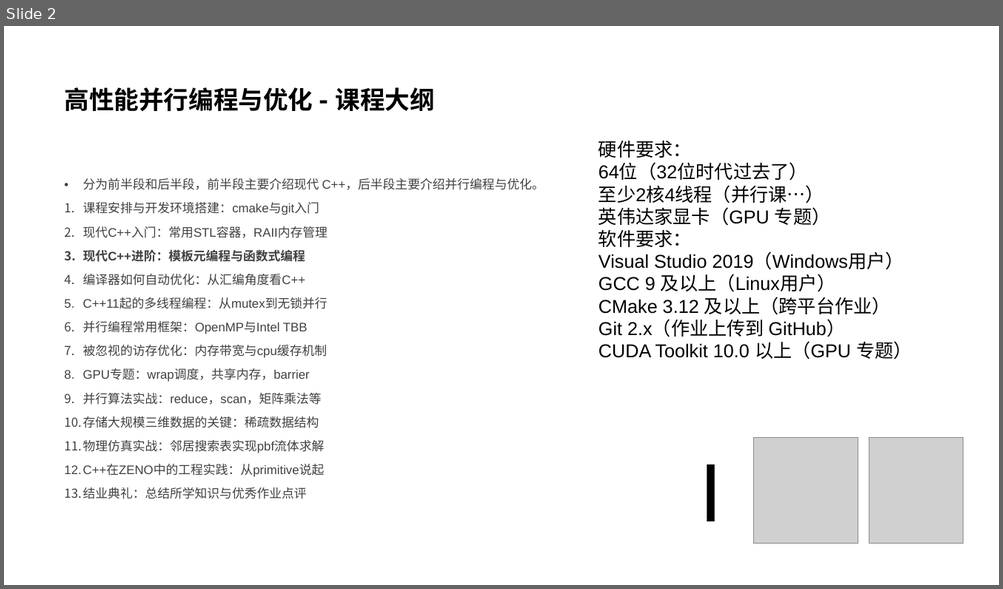
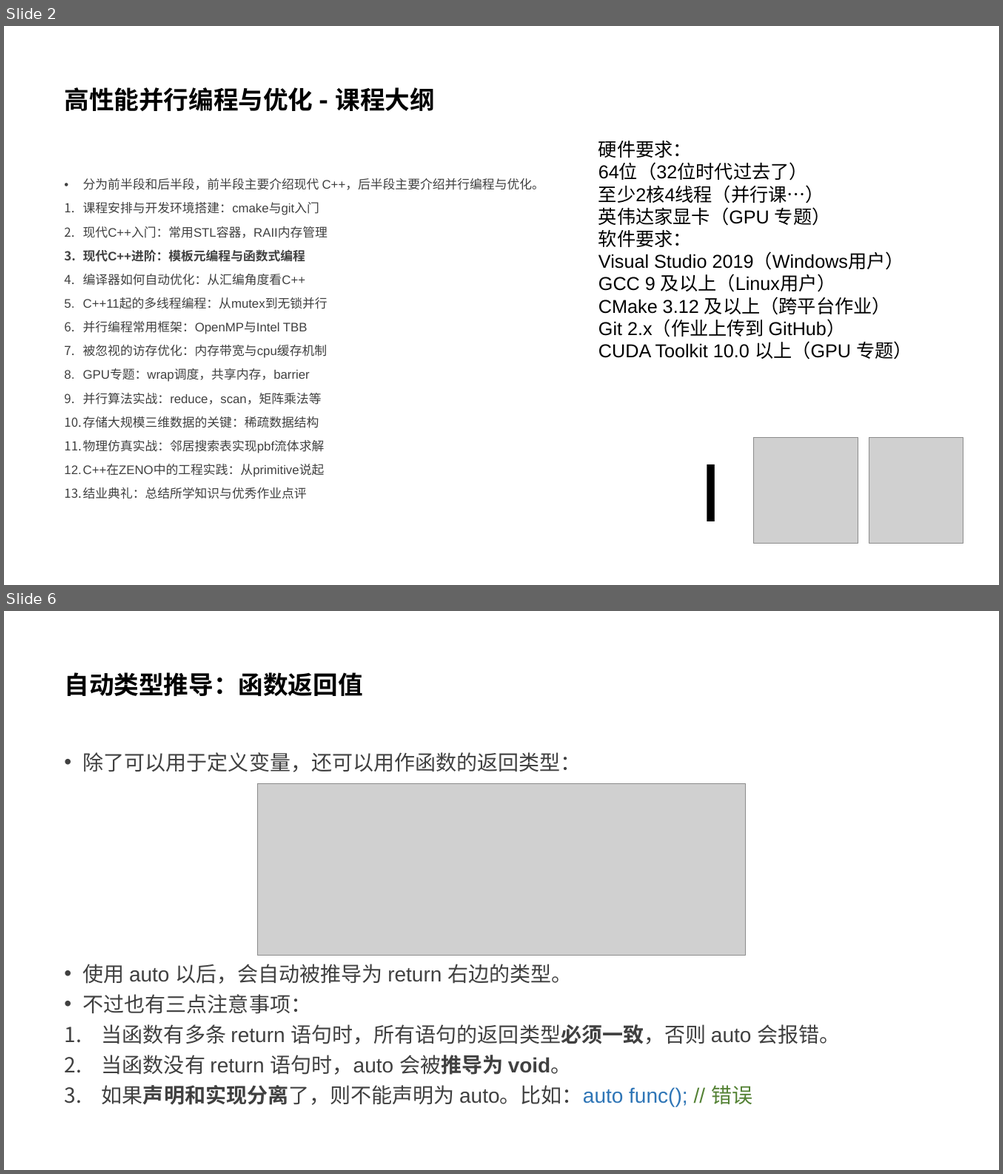
Before and after one commit to parallel101/course, a slide deck: 03/slides.pptx. Shown one above the other, each under a label of ours: slide 2 before the commit, slides 2 and 6 after it; the slides between them are not shown. The pictures are 1003x589 and 1003x1174 pixels, drawn with LibreOffice and Linux fonts; fonts in the diff are those of the drawing; grey boxes stand for pictures; background and template pictures are left out. Boxes give left, top, right and bottom in pixels: in the first picture for what was removed or moved away, otherwise in the second. Text is boxed around its words. In the diff, an @@ line names an element or a change of style, - is before the commit and + after.

```diff
--- a/03/slides.pptx
+++ b/03/slides.pptx
@@ slide 6 added at [4, 611, 999, 1170], background #FFFFFF @@
@@ title added at [64, 672, 362, 696], 24 pt, text #000000, bold @@
+自动类型推导：函数返回值
@@ text added at [83, 752, 839, 1107], 20 pt, text #404040 @@
+• 除了可以用于定义变量，还可以用作函数的返回类型：
+• 使用 auto 以后，会自动被推导为 return 右边的类型。
+• 不过也有三点注意事项：
+1. 当函数有多条 return 语句时，所有语句的返回类型必须一致，否则 auto 会报错。
+2. 当函数没有 return 语句时，auto 会被推导为 void。
+3. 如果声明和实现分离了，则不能声明为 auto。比如：auto func(); // 错误
@@ picture added at [258, 784, 745, 956] @@
```
Also in this commit, not shown: 11 other slides added, 1 slide removed, 12 other files.
